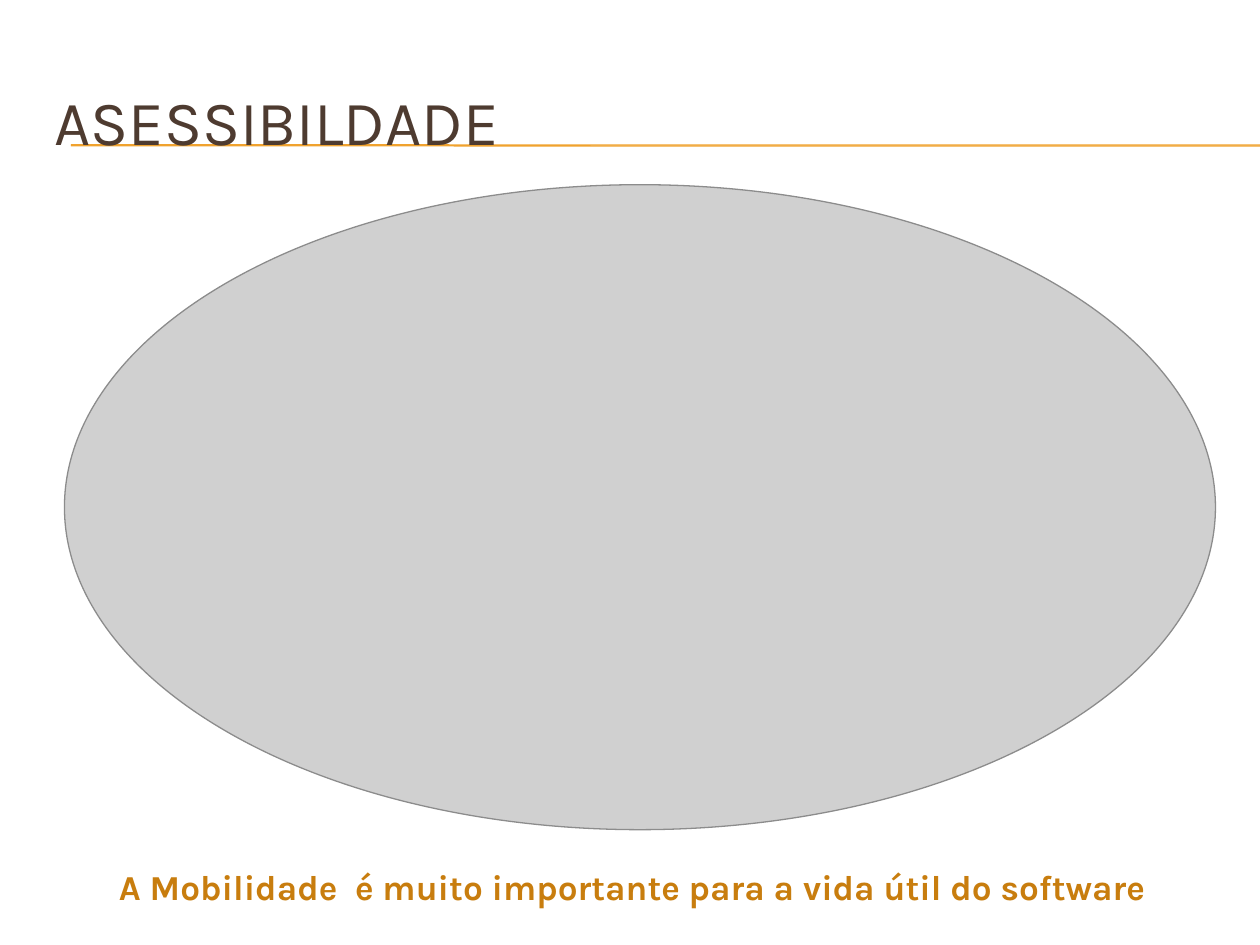
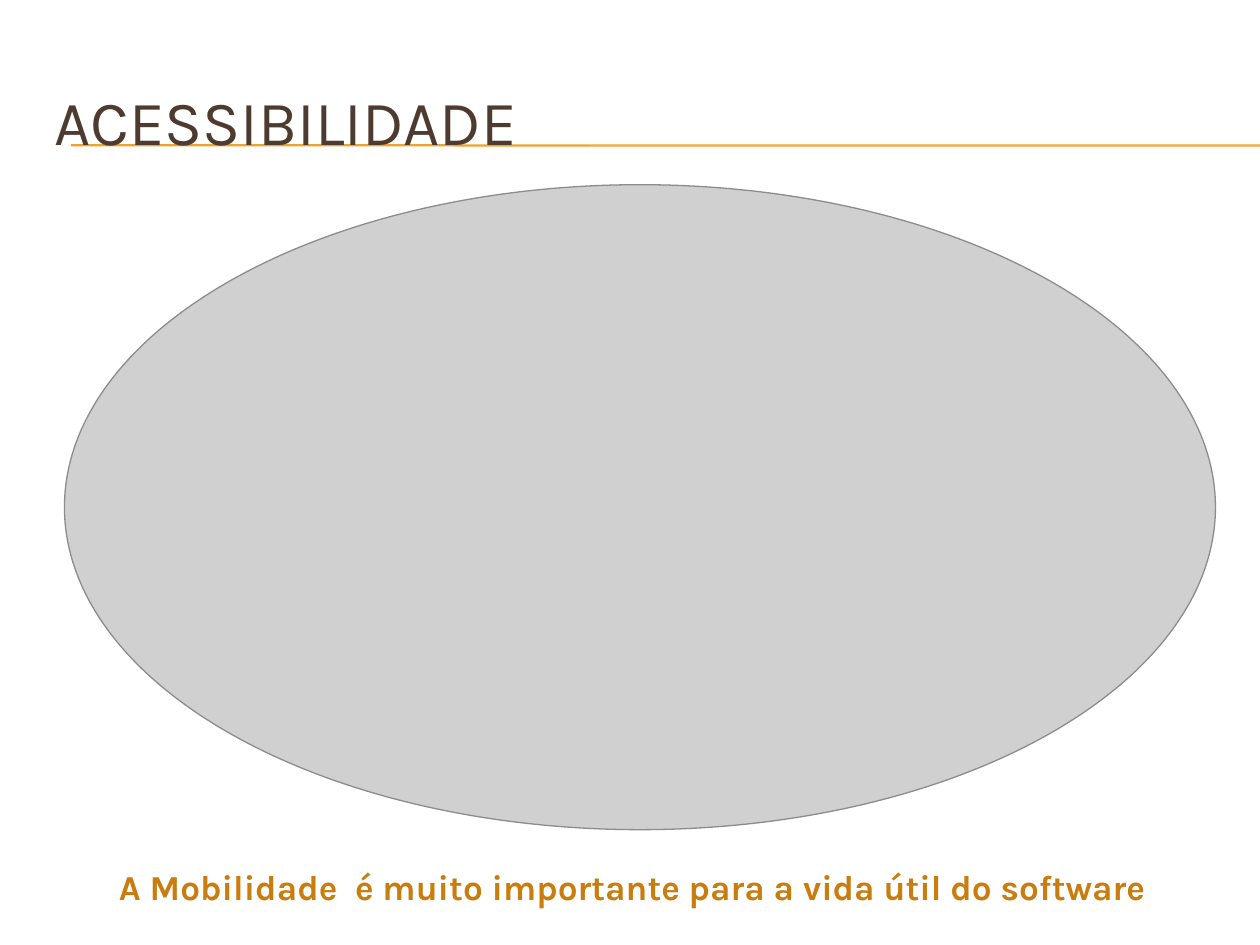
Before and after one commit to Neimarmg/Open_source, a slide deck: slide 9 of SAS/Planejamento/Docs/#3 - Apresentação do projeto.pptx. Drawn at 1260x945 pixels with LibreOffice and Linux fonts; fonts in the diff are those of the drawing; grey boxes stand for pictures; background and template pictures are left out. Boxes give left, top, right and bottom in pixels: in the first picture for what was removed or moved away, otherwise in the second. Text is boxed around its words. In the diff, an @@ line names an element or a change of style, - is before the commit and + after.

```diff
--- a/SAS/Planejamento/Docs/#3 - Apresentação do projeto.pptx
+++ b/SAS/Planejamento/Docs/#3 - Apresentação do projeto.pptx
@@ title at <box>54,104,516,147</box>: text changed @@
-ASESSIBILDADE
+ACESSIBILIDADE
```
Also in this commit, not shown: 1 other slide changed, 3 slides added, 1 slide removed.
